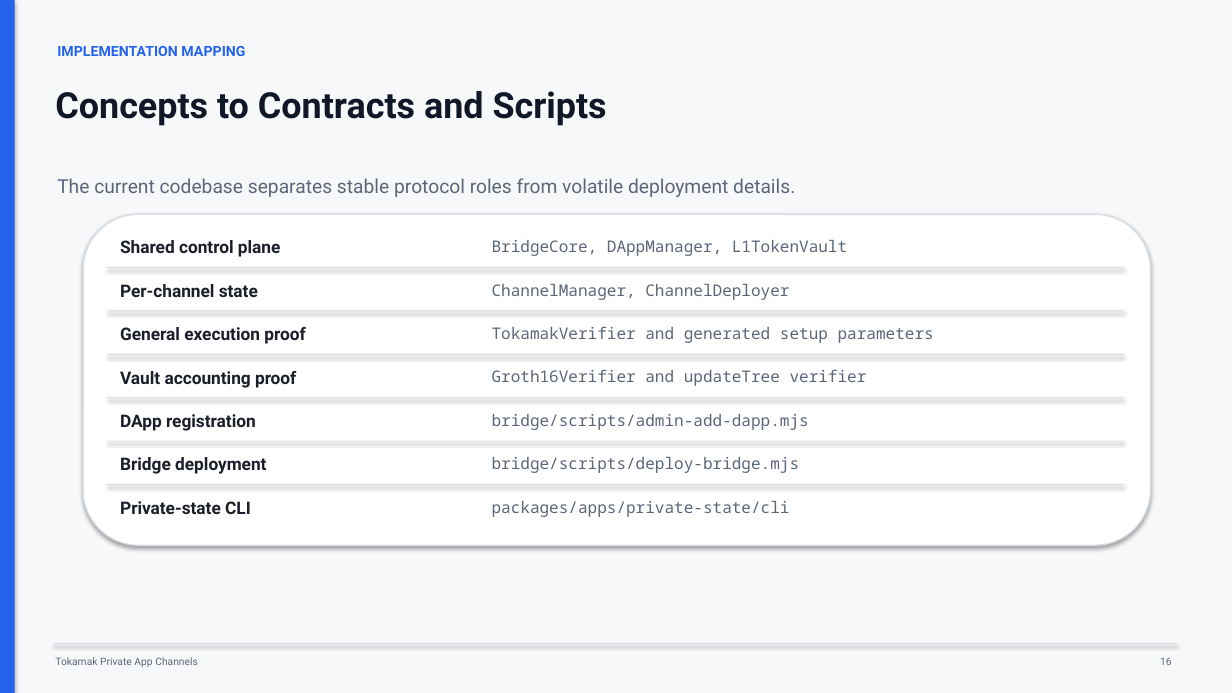
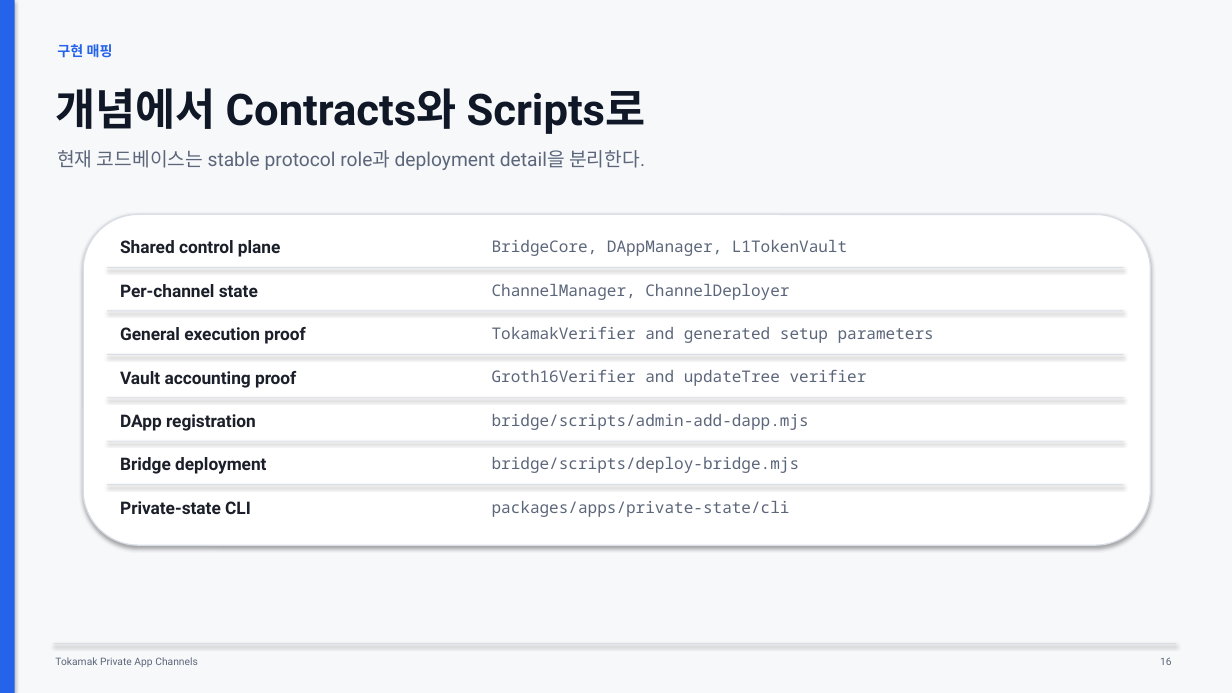
Before and after one commit to tokamak-network/Tokamak-zk-EVM-contracts, a slide deck: slide 16 of bridge/docs/dev/spec.pptx. Drawn at 1232x693 pixels with LibreOffice and Linux fonts; fonts in the diff are those of the drawing. Boxes give left, top, right and bottom in pixels: in the first picture for what was removed or moved away, otherwise in the second. Text is boxed around its words. In the diff, an @@ line names an element or a change of style, - is before the commit and + after.

Commit message:
Localize bridge deck and refresh implementation content

```diff
--- a/bridge/docs/dev/spec.pptx
+++ b/bridge/docs/dev/spec.pptx
@@ text at (57,44,113,58): text changed @@
-IMPLEMENTATION MAPPING
+구현 매핑
@@ text at (55,88,646,134): text changed; size 28 to 34 pt @@
-Concepts to Contracts and Scripts
+개념에서 Contracts와 Scripts로
@@ text at (57,150,645,170): text changed @@
-The current codebase separates stable protocol roles from volatile deployment details.
+현재 코드베이스는 stable protocol role과 deployment detail을 분리한다.
```
Also in this commit, not shown: 16 other slides changed, 2 slides added, 2 slides removed.
